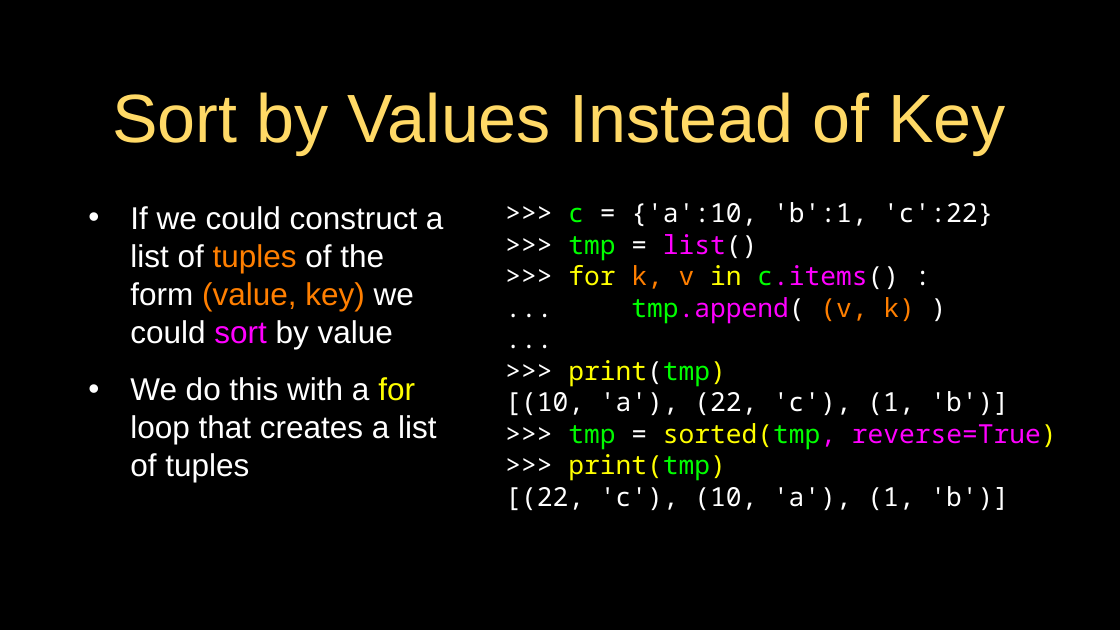
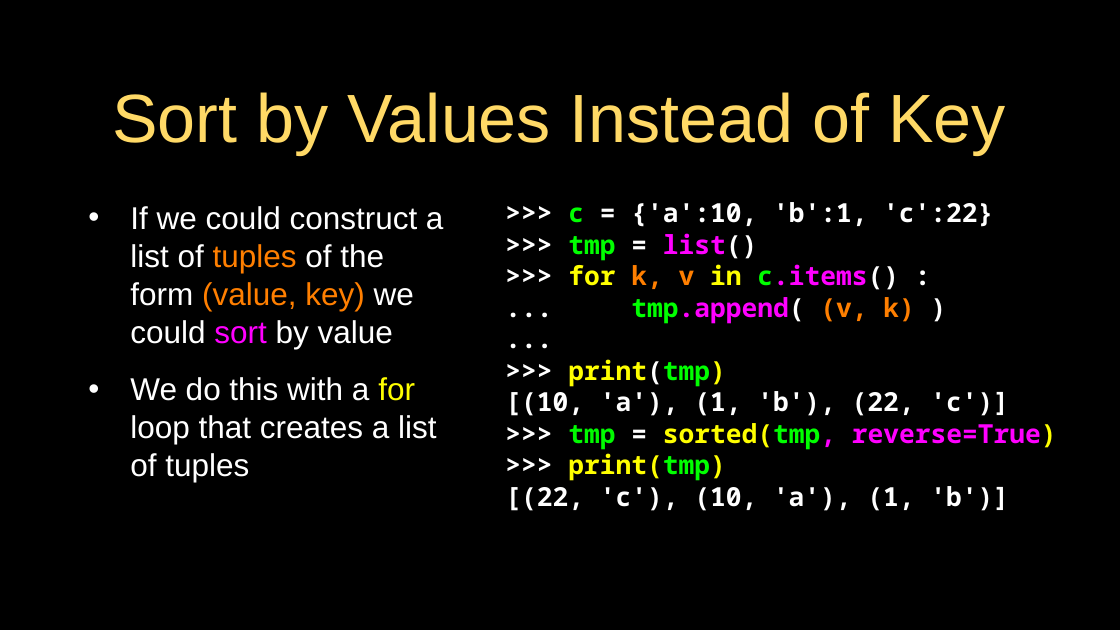
Before and after one commit to csev/py4e, a slide deck: slide 12 of lectures3/Pythonlearn-10-Tuples.pptx. Drawn at 1120x630 pixels with LibreOffice and Linux fonts; fonts in the diff are those of the drawing. Boxes give left, top, right and bottom in pixels: in the first picture for what was removed or moved away, otherwise in the second. Text is boxed around its words. In the diff, an @@ line names an element or a change of style, - is before the commit and + after.

```diff
--- a/lectures3/Pythonlearn-10-Tuples.pptx
+++ b/lectures3/Pythonlearn-10-Tuples.pptx
@@ text at (505, 202, 1057, 511): bold on in ">>> c = {'a':10, 'b':1, 'c':22}", ">>> tmp = list()", ">>> for k, v in c.items() :", "... tmp.append( (v, k) )" and 5 more places @@
@@ text at (505, 391, 1009, 416): text changed; bold on @@
-  [(10, 'a'), (22, 'c'), (1, 'b')]
+  [(10, 'a'), (1, 'b'), (22, 'c')]
```
Also in this commit, not shown: 11 other slides changed, 13 other files.
